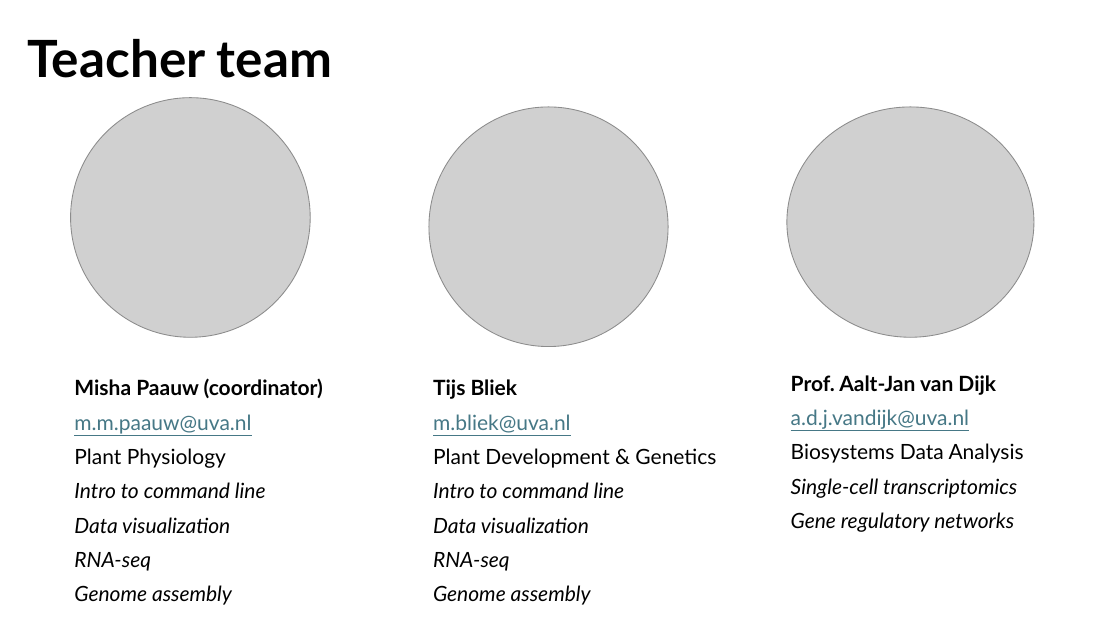
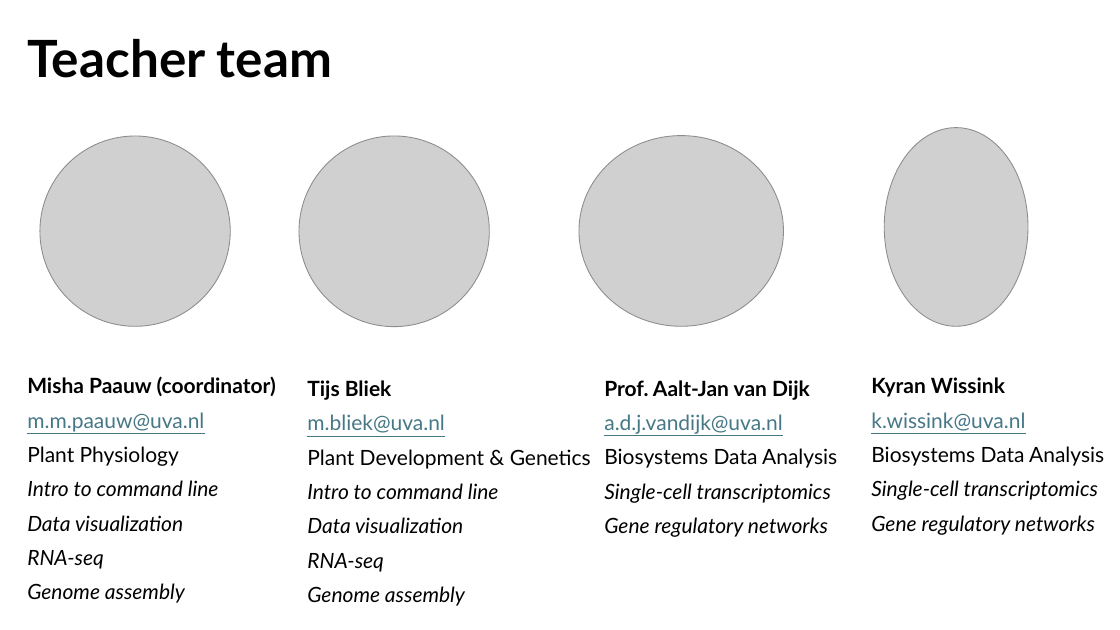
Before and after one commit to mishapaauw/molecular-data-analysis, a slide deck: slide 4 of lectures/0_course_introduction.pptx. Drawn at 1120x630 pixels with LibreOffice and Linux fonts; fonts in the diff are those of the drawing; grey boxes stand for pictures. Boxes give left, top, right and bottom in pixels: in the first picture for what was removed or moved away, otherwise in the second. Text is boxed around its words. In the diff, an @@ line names an element or a change of style, - is before the commit and + after.

Commit message:
finished course intro and pitch

```diff
--- a/lectures/0_course_introduction.pptx
+++ b/lectures/0_course_introduction.pptx
@@ picture: place and size @@
-picture at [71, 97, 310, 337]
+picture at [40, 136, 231, 327]
@@ picture: place and size @@
-picture at [429, 107, 669, 346]
+picture at [299, 136, 490, 327]
@@ picture: place and size @@
-picture at [787, 107, 1034, 337]
+picture at [579, 135, 783, 326]
@@ picture added at [885, 128, 1028, 327] @@
@@ text "Misha Paauw (coordinator)": place and size @@
-text "Misha Paauw (coordinator)" at [74, 378, 323, 605]
+text "Misha Paauw (coordinator)" at [27, 376, 276, 603]
@@ text "Tijs Bliek": place and size @@
-text "Tijs Bliek" at [433, 379, 716, 605]
+text "Tijs Bliek" at [307, 380, 591, 606]
@@ text "Prof. Aalt-Jan van Dijk": place and size @@
-text "Prof. Aalt-Jan van Dijk" at [791, 375, 1024, 532]
+text "Prof. Aalt-Jan van Dijk" at [604, 380, 837, 537]
@@ text added at [871, 377, 1104, 535], 18 pt, text #000000 @@
+Kyran Wissink
+k.wissink@uva.nl
+Biosystems Data Analysis
+Single-cell transcriptomics
+Gene regulatory networks
```
Also in this commit, not shown: 10 other slides changed, 7 slides added, 2 slides removed, 1 other file.
